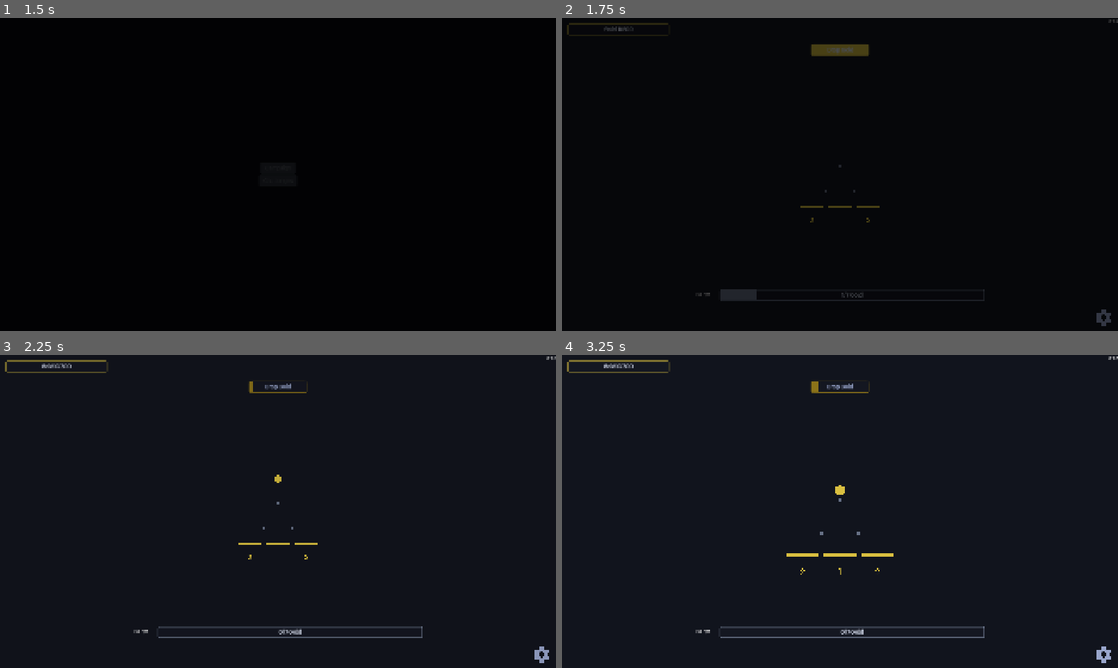
Above: before the commit, frames 1-4 (two rows, left to right).
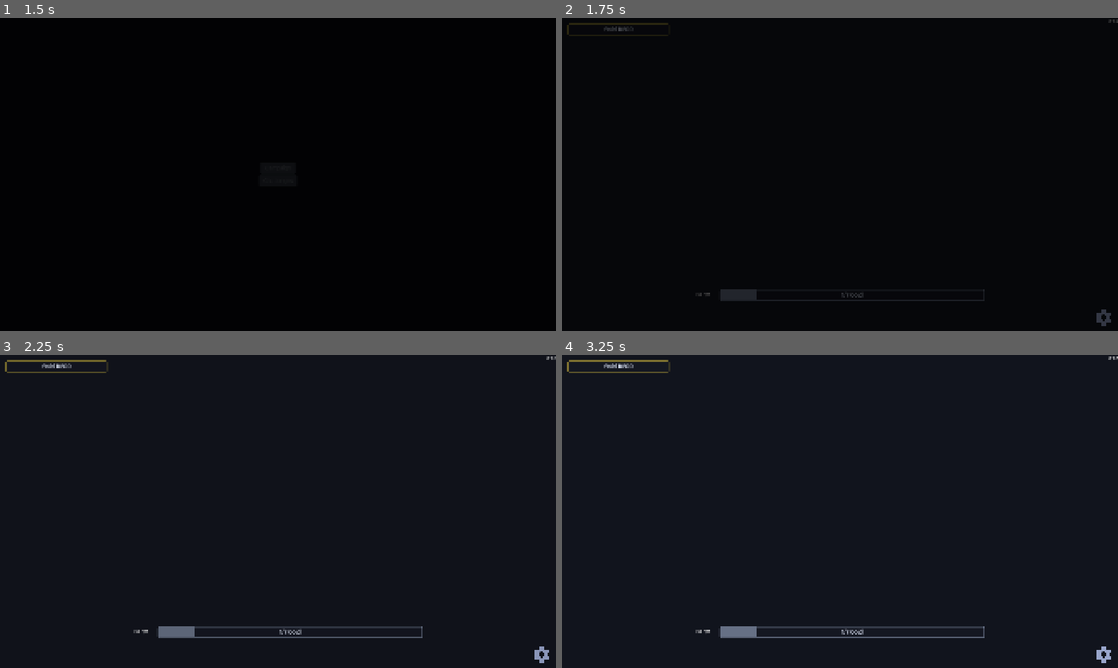
Above: after the commit, the same moments.

Repository: kjbrown-sandbox/pleenko
Game: Godot game, scene res://entities/main_menu/main_menu.tscn
Same seed, same stepped clock (60 frames per second), same inputs: the game is played once before the commit and once after it.
Inputs (mouse positions are in pixels of both pictures, inside the frame that each line leads up to):
- Up to frame 1 (1.5 s): click "Campaign" at 0.5 s; click "Campaign" at 1.25 s
- Up to frame 2 (1.75 s): no input
- Up to frame 3 (2.25 s): tap Enter at 2 s; move the mouse to (400, 495) at 2.02 s; hold Right (board_right) from 2.03 s (still down); hold Space (drop_coin) from 2.03 s (still down); click (400, 495) at 2.17 s
- Up to frame 4 (3.25 s): tap R (reset_game) at 2.75 s; move the mouse to (728, 527) at 2.77 s; release Right (board_right) at 2.78 s; release Space (drop_coin) at 2.78 s; hold Down (challenges_down) from 2.78 s (still down); tap Space (drop_coin) at 2.85 s

Frame 1 is identical in both runs. In frame 2, 0.5% of the frame differs, in the area x 42-58%, y 8-66%; in frame 3, 0.6%; in frame 4, 0.8%, in the area x 7-60%, y 2-90%.
Error after the commit: Parse Error: Cannot infer the type of "total" variable because the value doesn't have a set type. (res://entities/plinko_board/plinko_board.gd:490)

Commit message:
Add checks for active challenges in reward handling and board setup

Diff:
--- a/autoloads/challenge_manager/challenge_manager.gd
+++ b/autoloads/challenge_manager/challenge_manager.gd
@@ -231,6 +231,8 @@
 
 
 func _get_board(board_type: Enums.BoardType) -> PlinkoBoard:
+	if not _board_manager:
+		return null
 	for board in _board_manager.get_boards():
 		if board.board_type == board_type:
 			return board
--- a/autoloads/upgrade_manager/upgrade_manager.gd
+++ b/autoloads/upgrade_manager/upgrade_manager.gd
@@ -151,6 +151,8 @@
 func _on_rewards_claimed(_level: int, rewards: Array[RewardData]) -> void:
 	for reward in rewards:
 		if reward.type == RewardData.RewardType.UNLOCK_UPGRADE:
+			if ChallengeManager.is_active_challenge and not ChallengeManager.is_upgrade_allowed(reward.upgrade_type):
+				continue
 			unlock(reward.board_type, reward.upgrade_type)
 		elif reward.type == RewardData.RewardType.UNLOCK_AUTODROPPER:
 			autodropper_unlocked.emit()
--- a/entities/main/main.gd
+++ b/entities/main/main.gd
@@ -22,6 +22,14 @@
 
 func _ready() -> void:
 	_setup_environment()
+	ModeManager.current_mode = ModeManager.Mode.MAIN
+
+	# Reset state BEFORE board setup so challenges start clean
+	if ChallengeManager.is_active_challenge:
+		SaveManager.reset_state()
+		if SaveManager.has_save():
+			SaveManager.load_prestige_only()
+
 	board_manager.setup(camera)
 	coin_values.setup(board_manager)
 	_setup_gear_button()
@@ -41,8 +49,6 @@
 			connector.setup(challenge, end)
 			add_child(connector)
 
-
-
 	_setup_nav_icons()
 	ModeManager.mode_changed.connect(_on_mode_changed)
 	PrestigeManager.prestige_claimed.connect(_on_prestige_claimed)
@@ -90,12 +96,6 @@
 
 func _setup_challenge() -> void:
 	challenge_hud.visible = true
-	SaveManager.reset_state()
-
-	# Load prestige data from save so it carries into challenges
-	if SaveManager.has_save():
-		SaveManager.load_prestige_only()
-
 	ChallengeManager.setup(board_manager)
 	ChallengeManager.challenge_completed.connect(_on_challenge_completed)
 	ChallengeManager.challenge_failed.connect(_on_challenge_failed)
@@ -103,7 +103,6 @@
 
 
 func _on_challenge_completed() -> void:
-	challenge_hud.show_result("Challenge Complete!")
 	var challenge := ChallengeManager.get_challenge()
 	# Find the button to get next_challenges
 	var next_ids: Array[String] = []
@@ -112,10 +111,10 @@
 			next_ids = btn.next_challenges
 			break
 	ChallengeProgressManager.complete_challenge(challenge.id, next_ids, challenge.rewards)
-	# Save challenge progress into existing save (board_manager not available during challenges)
 	SaveManager.save_challenge_progress()
+	ChallengeManager.clear_challenge()
+	challenge_hud.show_result("Challenge Complete!")
 	await get_tree().create_timer(2.0).timeout
-	ChallengeManager.clear_challenge()
 	SaveManager.reset_state()
 	get_tree().reload_current_scene()
 
--- a/entities/plinko_board/plinko_board.gd
+++ b/entities/plinko_board/plinko_board.gd
@@ -314,6 +314,13 @@
 		if reward.type == RewardData.RewardType.DROP_COINS and reward.target_board == board_type:
 			for i in reward.coin_count:
 				force_drop_coin(reward.coin_type, reward.coin_multiplier)
+		elif reward.type == RewardData.RewardType.UNLOCK_UPGRADE and reward.board_type == board_type:
+			if ChallengeManager.is_active_challenge and not ChallengeManager.is_upgrade_allowed(reward.upgrade_type):
+				# Drop an advanced coin instead of unlocking a blocked upgrade
+				if advanced_bucket_type >= 0:
+					force_drop_coin(advanced_bucket_type, 3)
+				else:
+					force_drop_coin(Enums.currency_for_board(board_type), 3)
 		elif reward.type == RewardData.RewardType.UNLOCK_ADVANCED_BUCKET and reward.target_board == board_type:
 			should_show_advanced_buckets = true
 			build_board()
